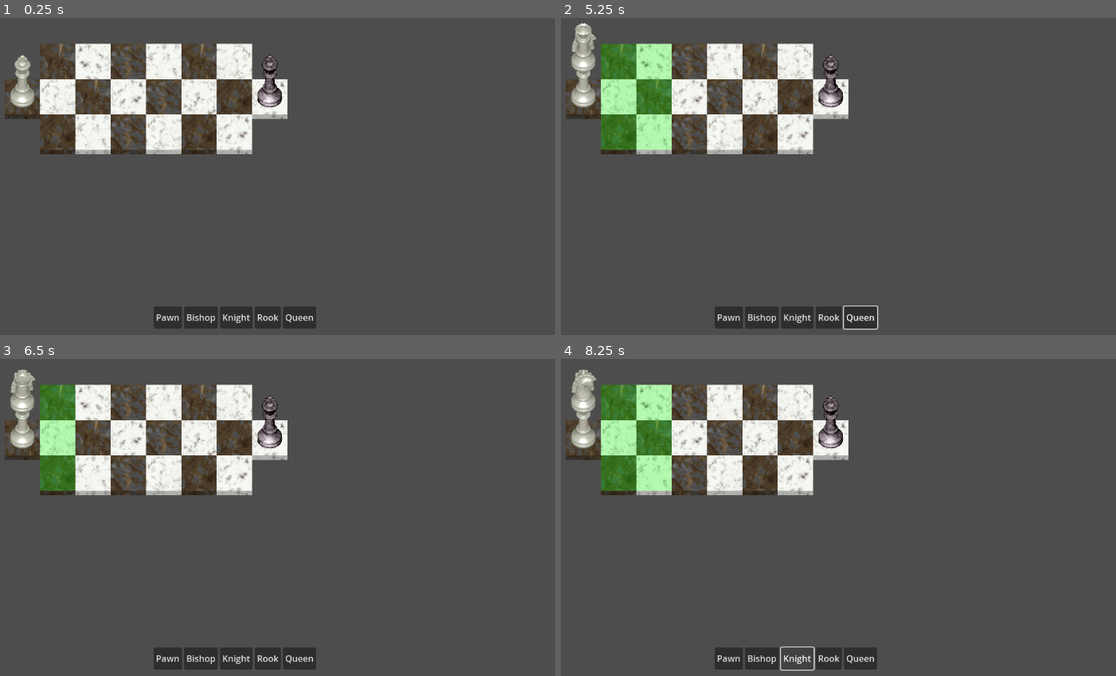
Above: before the commit, frames 1-4 (two rows, left to right).
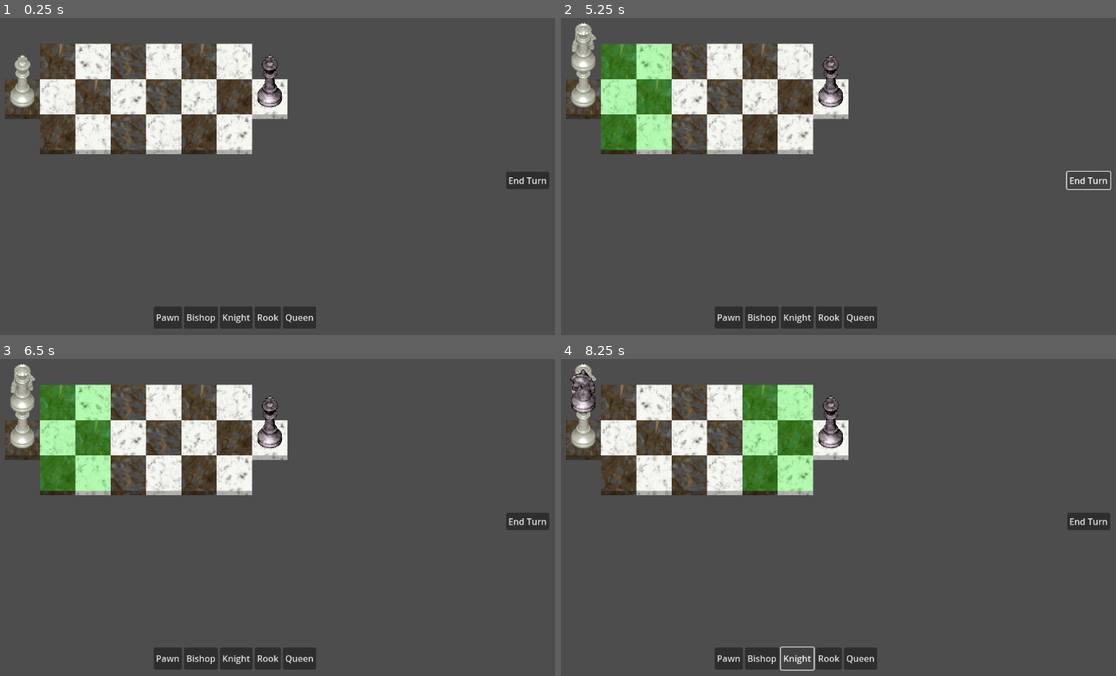
Above: after the commit, the same moments.

Repository: tspr0tege/Tactical-Chess
Game: Godot game, scene res://main.tscn
Two runs of this game, one before a commit and one after it. Both use one fixed random seed, a clock stepped at 60 frames per second and the inputs below.
Inputs (mouse positions are in pixels of both pictures, inside the frame that each line leads up to):
- Up to frame 1 (0.25 s): no input
- Up to frame 2 (5.25 s): click (583, 97) at 0.52 s; click "Pawn" at 1.25 s; click "Bishop" at 2 s; click "Knight" at 2.75 s; click "Rook" at 3.5 s; click "Queen" at 4.25 s; click (1088, 179) at 5 s, where only the run after the commit has a clickable "End Turn"
- Up to frame 3 (6.5 s): click (22, 438) at 5.77 s
- Up to frame 4 (8.25 s): click "Pawn" at 6.5 s; click "Bishop" at 7.25 s; click "Knight" at 8 s

The runs differ from the first frame. In frame 1, 0.4% of the frame differs, in the area x 91-99%, y 48-54%; in frame 2, 0.2%; in frame 3, 2.6%; in frame 4, 9.5%, in the area x 1-99%, y 1-54%.

Commit message:
Movement rules expanded
-movement tiles cut-off with additional nuance, to account for
captureable pieces
-move tiles now color if attack should be possible
-pawn movement cleared up for first move, and attacking diagonally
-turns and turn end button added
-points accumulate per turn
-points required for purchasing new pieces
-one move and one purchase limits placed on each turn

Diff:
--- a/main.tscn
+++ b/main.tscn
@@ -1,6 +1,7 @@
-[gd_scene load_steps=2 format=3 uid="uid://gnigemb2g7pn"]
+[gd_scene load_steps=3 format=3 uid="uid://gnigemb2g7pn"]
 
 [ext_resource type="Script" path="res://scripts/GameBoard.gd" id="1_4go1m"]
+[ext_resource type="Script" path="res://scripts/BuyButtons.gd" id="2_50bpa"]
 
 [node name="Main" type="Node2D"]
 
@@ -21,26 +22,44 @@
 
 [node name="PawnButton" type="Button" parent="GameSpace/CanvasLayer/HBoxContainer"]
 layout_mode = 2
+disabled = true
 text = "Pawn"
+script = ExtResource("2_50bpa")
 
 [node name="BishopButton" type="Button" parent="GameSpace/CanvasLayer/HBoxContainer"]
 layout_mode = 2
+disabled = true
 text = "Bishop"
+script = ExtResource("2_50bpa")
 
 [node name="KnightButton" type="Button" parent="GameSpace/CanvasLayer/HBoxContainer"]
 layout_mode = 2
+disabled = true
 text = "Knight"
+script = ExtResource("2_50bpa")
 
 [node name="RookButton" type="Button" parent="GameSpace/CanvasLayer/HBoxContainer"]
 layout_mode = 2
+disabled = true
 text = "Rook"
+script = ExtResource("2_50bpa")
 
 [node name="QueenButton" type="Button" parent="GameSpace/CanvasLayer/HBoxContainer"]
 layout_mode = 2
+disabled = true
 text = "Queen"
+script = ExtResource("2_50bpa")
+
+[node name="EndTurnButton" type="Button" parent="GameSpace/CanvasLayer"]
+offset_left = 1039.0
+offset_top = 312.0
+offset_right = 1117.0
+offset_bottom = 343.0
+text = "End Turn"
 
 [connection signal="button_up" from="GameSpace/CanvasLayer/HBoxContainer/PawnButton" to="GameSpace/GameBoard" method="_on_buy_piece_button_up" binds= ["Pawn"]]
 [connection signal="button_up" from="GameSpace/CanvasLayer/HBoxContainer/BishopButton" to="GameSpace/GameBoard" method="_on_buy_piece_button_up" binds= ["Bishop"]]
 [connection signal="button_up" from="GameSpace/CanvasLayer/HBoxContainer/KnightButton" to="GameSpace/GameBoard" method="_on_buy_piece_button_up" binds= ["Knight"]]
 [connection signal="button_up" from="GameSpace/CanvasLayer/HBoxContainer/RookButton" to="GameSpace/GameBoard" method="_on_buy_piece_button_up" binds= ["Rook"]]
 [connection signal="button_up" from="GameSpace/CanvasLayer/HBoxContainer/QueenButton" to="GameSpace/GameBoard" method="_on_buy_piece_button_up" binds= ["Queen"]]
+[connection signal="button_up" from="GameSpace/CanvasLayer/EndTurnButton" to="GameSpace/GameBoard" method="_on_end_turn_button_button_up"]
--- /dev/null
+++ b/scripts/BuyButtons.gd
@@ -0,0 +1,14 @@
+extends Button
+
+@onready var GAME_BOARD = $"../../../GameBoard"
+@onready var piece = self.name.substr(0, self.name.length() - 6)
+
+func _ready():
+	isAvailable()
+
+func isAvailable():
+	var availablePoints = GAME_BOARD.player[GAME_BOARD.playerTurn].points
+	if availablePoints >= GAME_BOARD.pieceValues[piece]:
+		self.disabled = false
+	else:
+		self.disabled = true
--- a/scripts/ChessPiece.gd
+++ b/scripts/ChessPiece.gd
@@ -45,6 +45,9 @@
 func _on_chesspiece_clicked():
 	#print("Clicked on " + str(color) + " " + str(type_of_piece))
 	#print("Coords: " + str(coords))
+	if not GAME_BOARD.playerTurn == color: return
+	if not GAME_BOARD.moveAvailable : return
+
 	GAME_BOARD.resetMoveTiles()
 
 	if GAME_BOARD.creatingPiece:
@@ -58,6 +61,10 @@
 		var movementTiles = GAME_BOARD.getMovementTiles(self)
 		for tile in movementTiles:
 			tile.get_node("TextureButton").visible = true
+			if is_instance_valid(tile.tenant):
+				tile.get_node("TextureButton/Polygon2D").color = "#ff7700"
+			else:
+				tile.get_node("TextureButton/Polygon2D").color = "#00ff00"
 
 	else:
 		GAME_BOARD.MOVING_PIECE = null
--- a/scripts/GameBoard.gd
+++ b/scripts/GameBoard.gd
@@ -7,6 +7,23 @@
 var MOVING_PIECE
 var creatingPiece = false
 var playerTurn = "White"
+var moveAvailable = true
+var buyAvailable = true
+const pieceValues = {
+	"Pawn": 1,
+	"Bishop": 2,
+	"Knight": 3,
+	"Rook": 4,
+	"Queen": 5,
+}
+var player = {
+	"White": {
+		"points": 5,
+	},
+	"Black": {
+		"points": 5,
+	},
+}
 
 func _ready():
 	for x in range(8):
@@ -52,6 +69,8 @@
 	return (x == 0 or x == 7) and (y == 0 or y == 2)
 
 func _on_buy_piece_button_up(piece_name):
+	if not buyAvailable: return
+
 	var emptyTileFound = false
 	var spawnColumns = [1, 2] if playerTurn == "White" else [5, 6]
 	resetMoveTiles()
@@ -101,6 +120,7 @@
 			if x == 0: continue
 			if isValidTile.call(coords + Vector2(x, 0)):
 				tilesArray.push_back(boardTiles[coords.x + x][coords.y])
+				if is_instance_valid(tilesArray[-1].tenant): break
 			else: break
 
 		# down
@@ -108,6 +128,7 @@
 			if x == 0: continue
 			if isValidTile.call(coords + Vector2(0, x)):
 				tilesArray.push_back(boardTiles[coords.x][coords.y + x])
+				if is_instance_valid(tilesArray[-1].tenant): break
 			else: break
 
 		# left
@@ -115,6 +136,7 @@
 			if x == 0: continue
 			if isValidTile.call(coords + Vector2(-x, 0)):
 				tilesArray.push_back(boardTiles[coords.x - x][coords.y])
+				if is_instance_valid(tilesArray[-1].tenant): break
 			else: break
 
 		# up
@@ -122,6 +144,7 @@
 			if x == 0: continue
 			if isValidTile.call(coords + Vector2(0, -x)):
 				tilesArray.push_back(boardTiles[coords.x][coords.y - x])
+				if is_instance_valid(tilesArray[-1].tenant): break
 			else: break
 
 	var getDiagonalMovementTiles = func():
@@ -130,6 +153,7 @@
 			if x == 0: continue
 			if isValidTile.call(coords + Vector2(x, x)):
 				tilesArray.push_back(boardTiles[coords.x + x][coords.y + x])
+				if is_instance_valid(tilesArray[-1].tenant): break
 			else: break
 
 		# +/- NorthEast
@@ -137,6 +161,7 @@
 			if x == 0: continue
 			if isValidTile.call(coords + Vector2(x, -x)):
 				tilesArray.push_back(boardTiles[coords.x + x][coords.y - x])
+				if is_instance_valid(tilesArray[-1].tenant): break
 			else: break
 
 		# -/- NorthWest
@@ -144,6 +169,7 @@
 			if x == 0: continue
 			if isValidTile.call(coords + Vector2(-x, -x)):
 				tilesArray.push_back(boardTiles[coords.x - x][coords.y - x])
+				if is_instance_valid(tilesArray[-1].tenant): break
 			else: break
 
 		# -/+ SouthWest
@@ -151,6 +177,7 @@
 			if x == 0: continue
 			if isValidTile.call(coords + Vector2(-x, x)):
 				tilesArray.push_back(boardTiles[coords.x - x][coords.y + x])
+				if is_instance_valid(tilesArray[-1].tenant): break
 			else: break
 
 	match CHESS_PIECE.type_of_piece:
@@ -170,12 +197,18 @@
 
 			# TODO: Check back row for piece sacrifice (get 2 points)
 
-			if isValidTile.call(coords + Vector2(xDirection, 0)):
+			# TODO: Check diagonals for attack
+			if isValidTile.call(coords + Vector2(xDirection, 1)) and is_instance_valid(boardTiles[coords.x + xDirection][coords.y + 1].tenant) and boardTiles[coords.x + xDirection][coords.y + 1].tenant.color != playerTurn:
+				tilesArray.push_back(boardTiles[coords.x + xDirection][coords.y + 1])
+
+			if isValidTile.call(coords + Vector2(xDirection, -1)) and is_instance_valid(boardTiles[coords.x + xDirection][coords.y - 1].tenant) and boardTiles[coords.x + xDirection][coords.y - 1].tenant.color != playerTurn:
+				tilesArray.push_back(boardTiles[coords.x + xDirection][coords.y - 1])
+
+			if isValidTile.call(coords + Vector2(xDirection, 0)) and not is_instance_valid(boardTiles[coords.x + xDirection][coords.y].tenant):
 				tilesArray.push_back(boardTiles[coords.x + xDirection][coords.y])
 				if CHESS_PIECE.first_move and isValidTile.call(coords + Vector2(xDirection * 2, 0)):
 					tilesArray.push_back(boardTiles[coords.x + (xDirection * 2)][coords.y])
 
-			# TODO: Check diagonals for attack
 		"Knight":
 			const targetTiles = [
 				Vector2(2, 1),
@@ -199,3 +232,11 @@
 			getDiagonalMovementTiles.call()
 
 	return tilesArray
+
+func _on_end_turn_button_button_up():
+	playerTurn = "Black" if playerTurn == "White" else "White"
+	player[playerTurn].points += 1
+	moveAvailable = true
+	buyAvailable = true
+	for button in $"../CanvasLayer/HBoxContainer".get_children():
+		button.isAvailable()
--- a/scripts/board_tile.gd
+++ b/scripts/board_tile.gd
@@ -11,8 +11,12 @@
 	var PIECE = GAME_BOARD.MOVING_PIECE
 
 	print("Moving " + PIECE.color +" "+ PIECE.type_of_piece + " to " + str(coords))
-	if not GAME_BOARD.creatingPiece:
+	if GAME_BOARD.creatingPiece:
+		GAME_BOARD.player[GAME_BOARD.playerTurn].points -= GAME_BOARD.pieceValues[PIECE.type_of_piece]
+		GAME_BOARD.buyAvailable = false
+	else:
 		GAME_BOARD.boardTiles[PIECE.coords.x][PIECE.coords.y].tenant = null
+		GAME_BOARD.moveAvailable = false
 		PIECE.first_move = false
 	PIECE.coords = coords
 	tenant = PIECE
